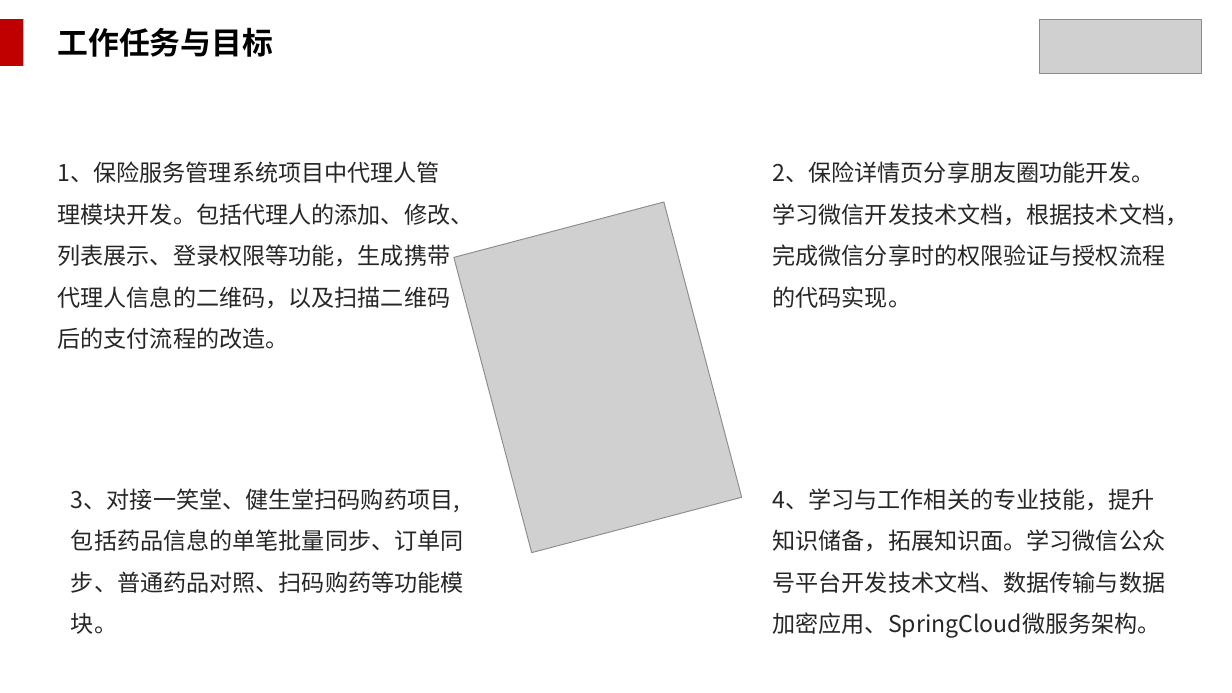
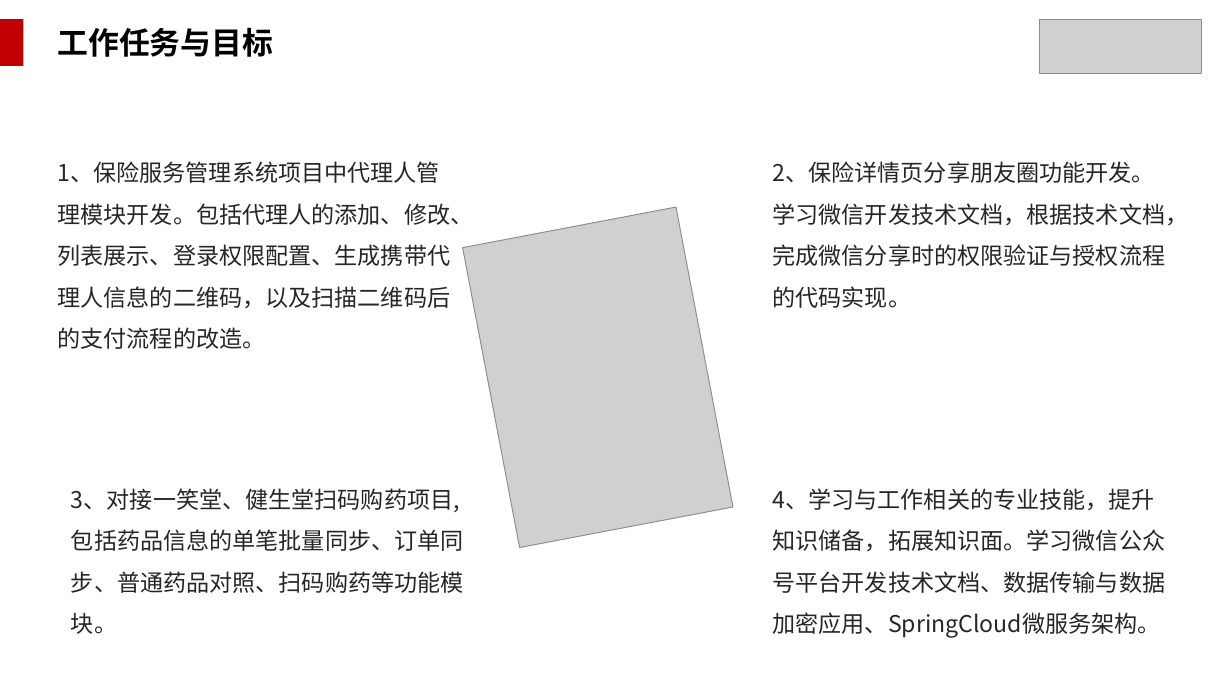
Before and after one commit to WakingFox/myself, a slide deck: slide 6 of 转正述职/王贵成转正述职报告.pptx. Drawn at 1232x693 pixels with LibreOffice and Linux fonts; fonts in the diff are those of the drawing; grey boxes stand for pictures; background and template pictures are left out. Boxes give left, top, right and bottom in pixels: in the first picture for what was removed or moved away, otherwise in the second. Text is boxed around its words. In the diff, an @@ line names an element or a change of style, - is before the commit and + after.

```diff
--- a/转正述职/王贵成转正述职报告.pptx
+++ b/转正述职/王贵成转正述职报告.pptx
@@ text at (58, 161, 474, 349): text changed @@
-1、保险服务管理系统项目中代理人管理模块开发。包括代理人的添加、修改、列表展示、登录权限等功能，生成携带代理人信息的二维码，以及扫描二维码后的支付流程的改造。
+1、保险服务管理系统项目中代理人管理模块开发。包括代理人的添加、修改、列表展示、登录权限配置、生成携带代理人信息的二维码，以及扫描二维码后的支付流程的改造。
@@ picture at (463, 207, 733, 548): rotation 75 to 79 degrees @@
```
Also in this commit, not shown: 16 other slides changed.
